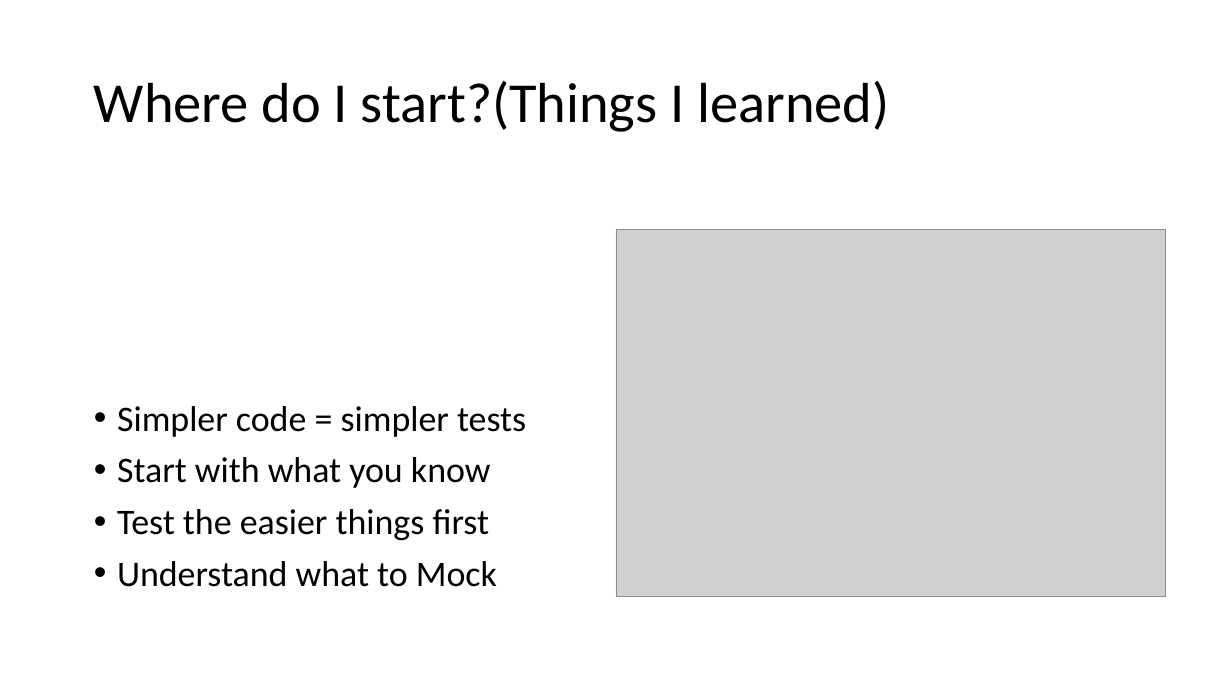
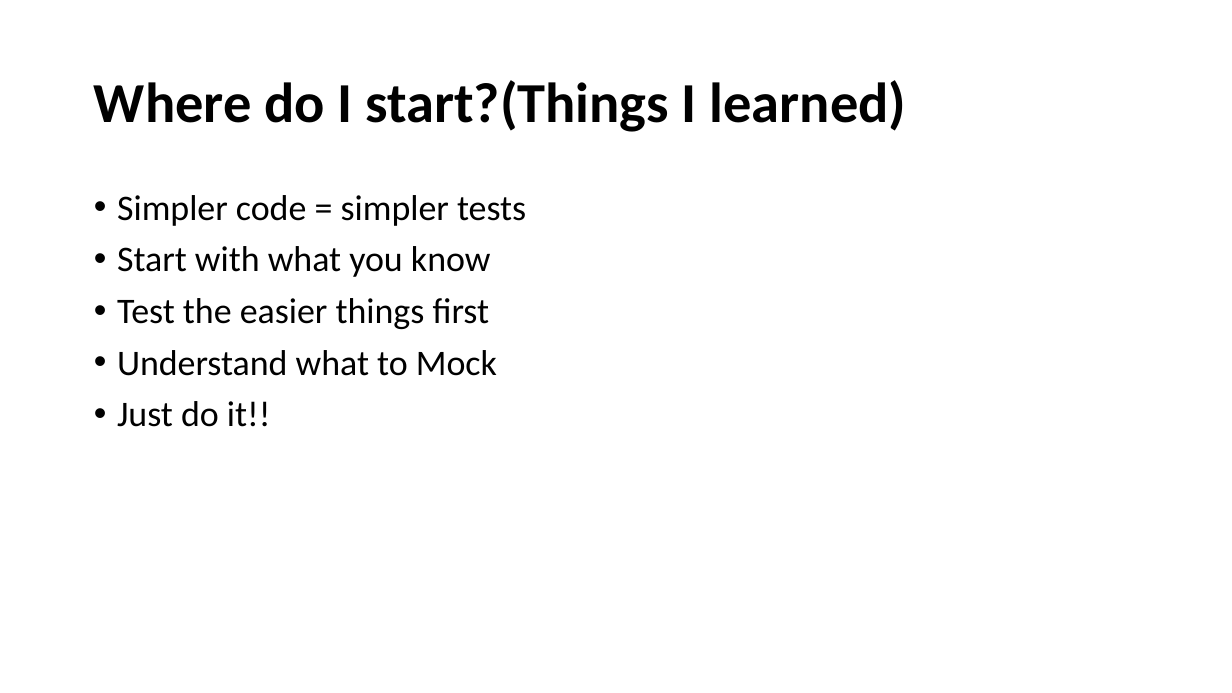
Before and after one commit to rockarruda/PesterSummitSession, a slide deck: slide 5 of Presentation/Summit-Pester.pptx. Drawn at 1232x693 pixels with LibreOffice and Linux fonts; fonts in the diff are those of the drawing; grey boxes stand for pictures; background and template pictures are left out. Boxes give left, top, right and bottom in pixels: in the first picture for what was removed or moved away, otherwise in the second. Text is boxed around its words. In the diff, an @@ line names an element or a change of style, - is before the commit and + after.

Commit message:
Updated Presentation, no copyright images

```diff
--- a/Presentation/Summit-Pester.pptx
+++ b/Presentation/Summit-Pester.pptx
@@ title "Where do I start?(Things I ..." at box(94, 80, 907, 132): bold on @@
@@ picture removed at box(616, 229, 1166, 596) @@
@@ text at box(117, 401, 271, 427): paragraph added @@
+• Just do it!!
```
Also in this commit, not shown: 5 other slides changed.
